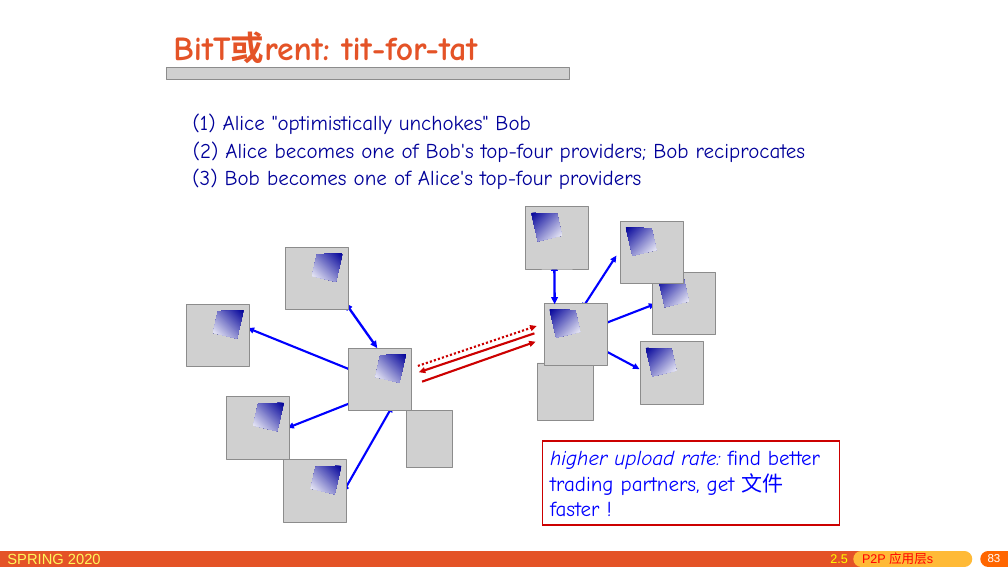
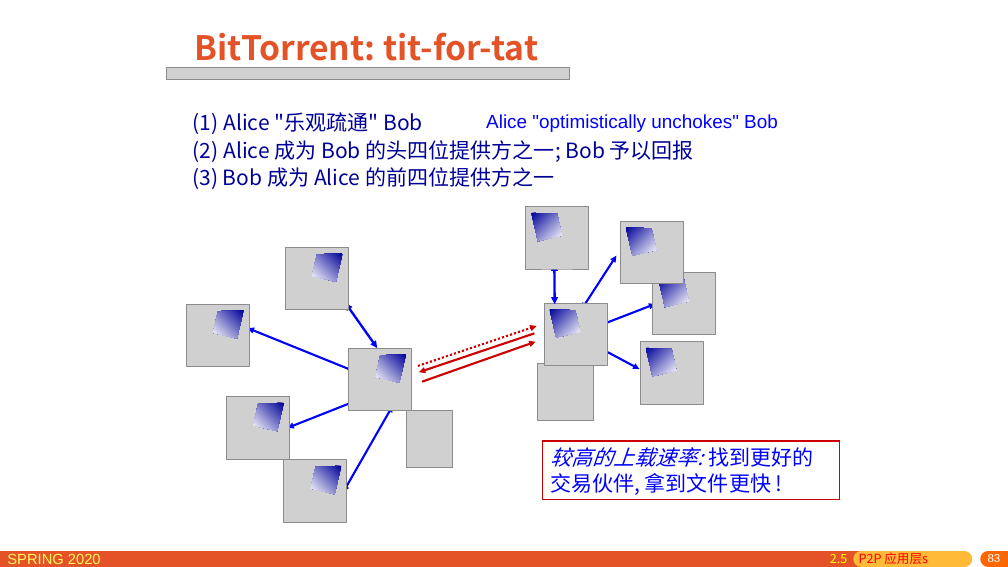
Before and after one commit to network-distributed/presentations, a slide deck: slide 83 of chapter2_cn.pptx. Drawn at 1008x567 pixels with LibreOffice and Linux fonts; fonts in the diff are those of the drawing; grey boxes stand for pictures. Boxes give left, top, right and bottom in pixels: in the first picture for what was removed or moved away, otherwise in the second. Text is boxed around its words. In the diff, an @@ line names an element or a change of style, - is before the commit and + after.

```diff
--- a/chapter2_cn.pptx
+++ b/chapter2_cn.pptx
@@ title at <box>195,32,538,70</box>: text changed; font Comic Neue to Noto Sans CJK SC @@
-BitT或rent: tit-for-tat
+BitTorrent: tit-for-tat
@@ text at <box>193,112,423,134</box>: text changed; font Comic Neue to Noto Sans CJK SC @@
-(1) Alice "optimistically unchokes" Bob
+(1) Alice "乐观疏通" Bob
@@ text added at <box>486,114,778,132</box>, 18 pt, text #0000FF @@
+Alice "optimistically unchokes" Bob
@@ text at <box>193,140,694,162</box>: text changed; font Comic Neue to Noto Sans CJK SC @@
-(2) Alice becomes one of Bob's top-four providers; Bob reciprocates
+(2) Alice 成为 Bob 的头四位提供方之一; Bob 予以回报
@@ text at <box>192,167,554,189</box>: text changed; font Comic Neue to Noto Sans CJK SC @@
-(3) Bob becomes one of Alice's top-four providers
+(3) Bob 成为 Alice 的前四位提供方之一
@@ rectangle "较高的上载速率: 找到更好的交易伙伴, 拿到文件更快 !": place and size @@
-rectangle "较高的上载速率: 找到更好的交易伙伴, 拿到文件更快 !" at <box>543,442,840,526</box>
+rectangle "较高的上载速率: 找到更好的交易伙伴, 拿到文件更快 !" at <box>543,442,840,500</box>
@@ text in rectangle at <box>550,447,813,495</box>: text changed; font Comic Neue to Noto Sans CJK SC @@
-higher upload rate: find better trading partners, get 文件 faster !
+较高的上载速率: 找到更好的交易伙伴, 拿到文件更快 !
@@ text "2.5 P2P 应用层s" at <box>830,550,928,564</box>: font Arial to Noto Sans CJK SC @@
```
Also in this commit, not shown: 34 other slides changed, 2 slides added, 2 slides removed, 1 other file.
